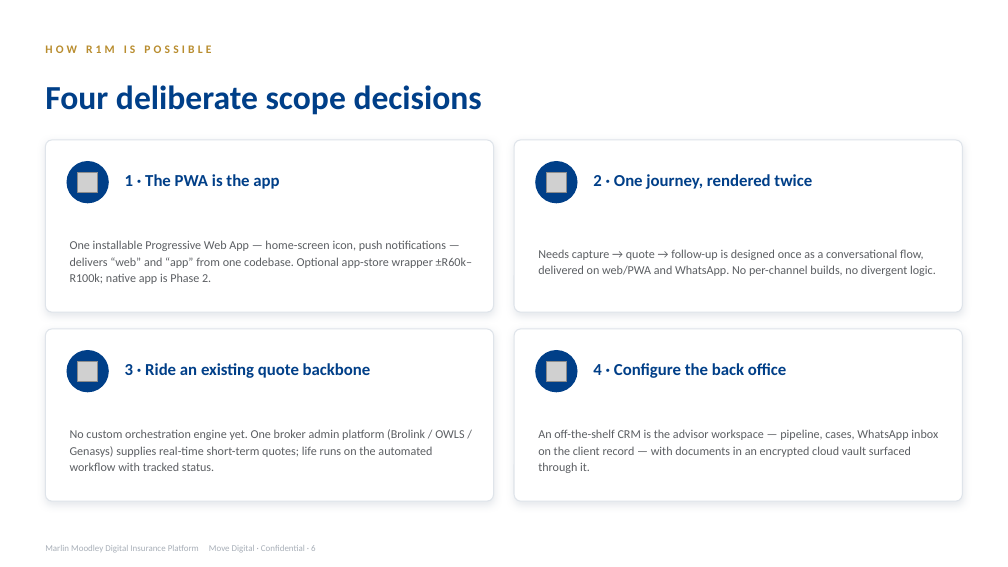
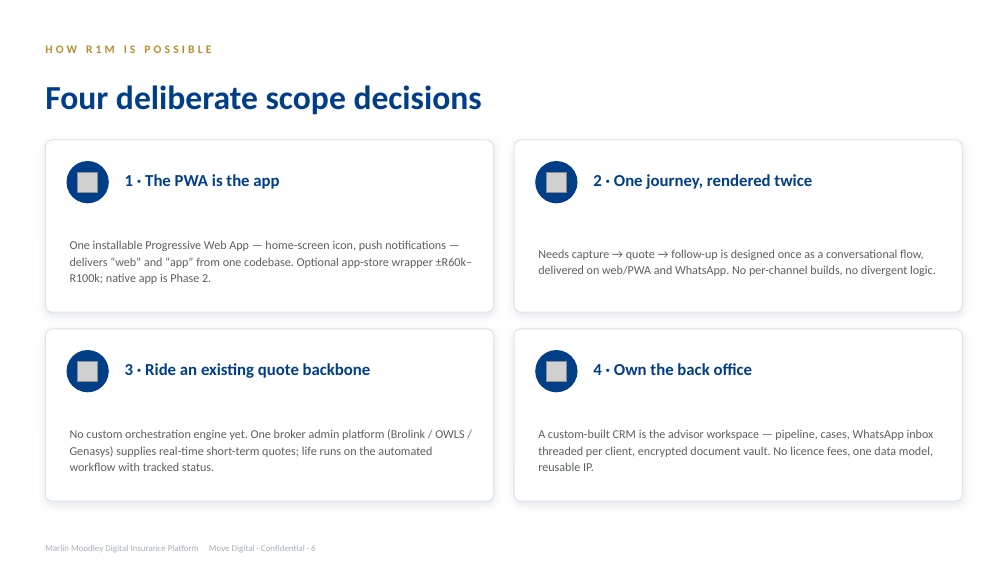
Before and after one commit to MalcolmGov/Gaslite, a slide deck: slide 6 of docs/marlin-moodley/Marlin-Moodley-Proposal-Deck.pptx. Drawn at 1008x567 pixels with LibreOffice and Linux fonts; fonts in the diff are those of the drawing; grey boxes stand for pictures. Boxes give left, top, right and bottom in pixels: in the first picture for what was removed or moved away, otherwise in the second. Text is boxed around its words. In the diff, an @@ line names an element or a change of style, - is before the commit and + after.

Commit message:
Update Marlin Moodley proposal to v1.5 with discovery questionnaire (#8)
R500k-R750k Launch Edition with custom CRM in scope, 2-3 months, flat R50k/month; deck re-cut to match; adds the two-page client discovery questionnaire.

```diff
--- a/docs/marlin-moodley/Marlin-Moodley-Proposal-Deck.pptx
+++ b/docs/marlin-moodley/Marlin-Moodley-Proposal-Deck.pptx
@@ text at (593, 363, 753, 375): text changed @@
-4 · Configure the back office
+4 · Own the back office
@@ text at (538, 429, 934, 471): text changed @@
-An off-the-shelf CRM is the advisor workspace — pipeline, cases, WhatsApp inbox on the client record — with documents in an encrypted cloud vault surfaced through it.
+A custom-built CRM is the advisor workspace — pipeline, cases, WhatsApp inbox threaded per client, encrypted document vault. No licence fees, one data model, reusable IP.
```
Also in this commit, not shown: 6 other slides changed, 3 other files.
